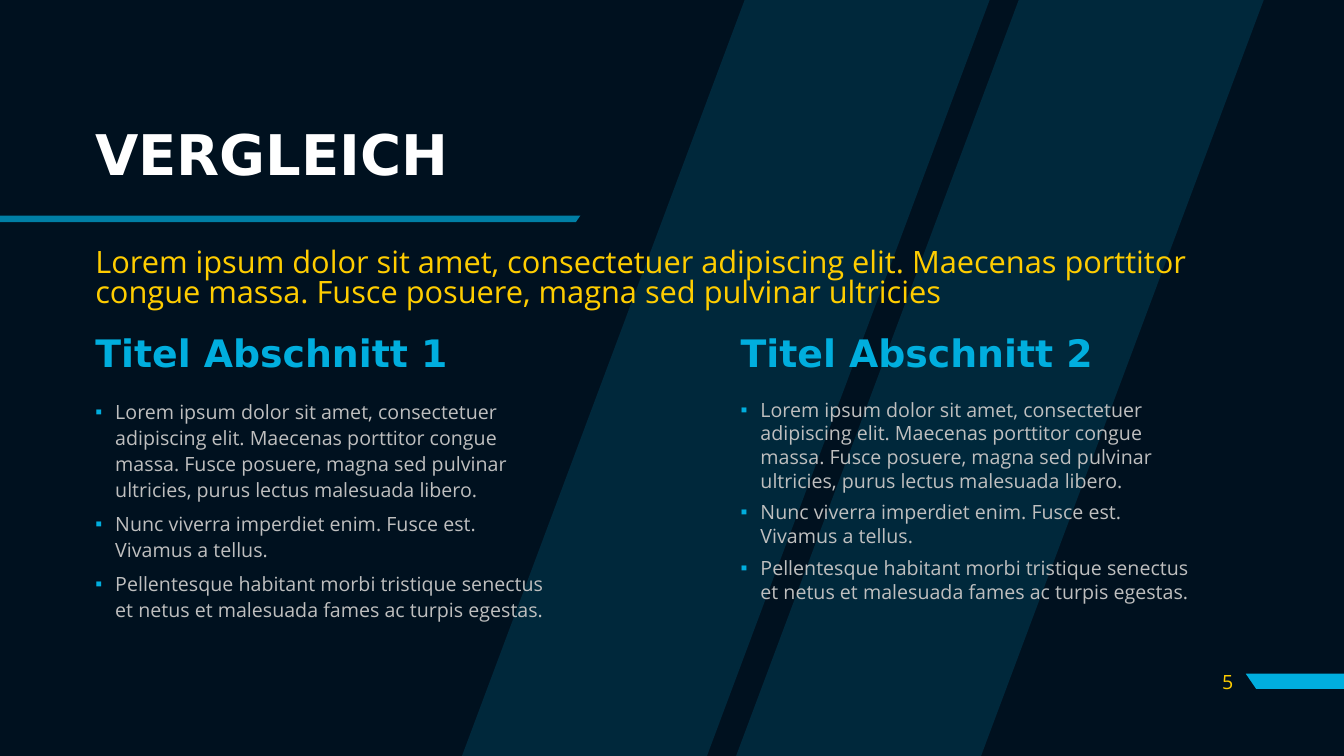
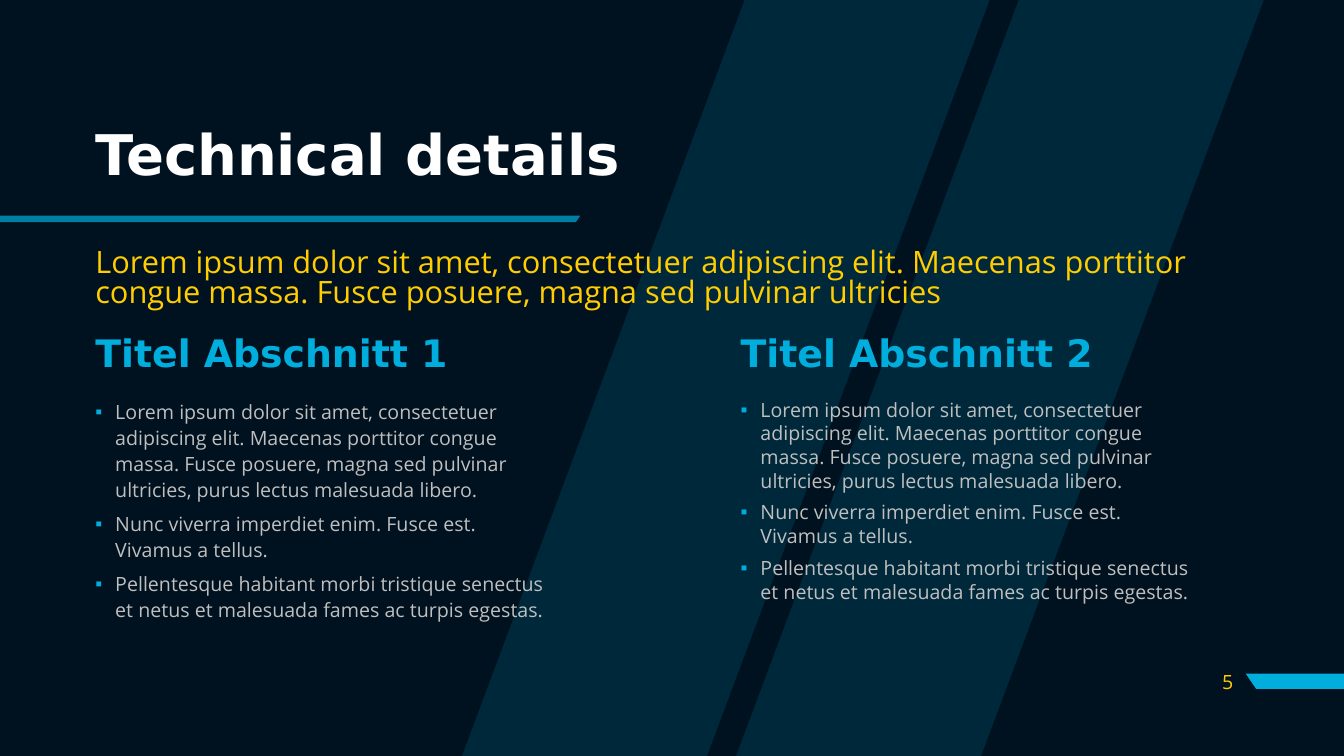
Before and after one commit to filipjosipovic/OverTime, a slide deck: slide 5 of SYP- Präsi.pptx. Drawn at 1344x756 pixels with LibreOffice and Linux fonts; fonts in the diff are those of the drawing. Boxes give left, top, right and bottom in pixels: in the first picture for what was removed or moved away, otherwise in the second. Text is boxed around its words. In the diff, an @@ line names an element or a change of style, - is before the commit and + after.

```diff
--- a/SYP- Präsi.pptx
+++ b/SYP- Präsi.pptx
@@ title at bbox=[95, 132, 620, 176]: text changed @@
-VERGLEICH
+Technical details
```
Also in this commit, not shown: 3 other slides changed, 1 slide added, 2 slides removed, 12 other files.
